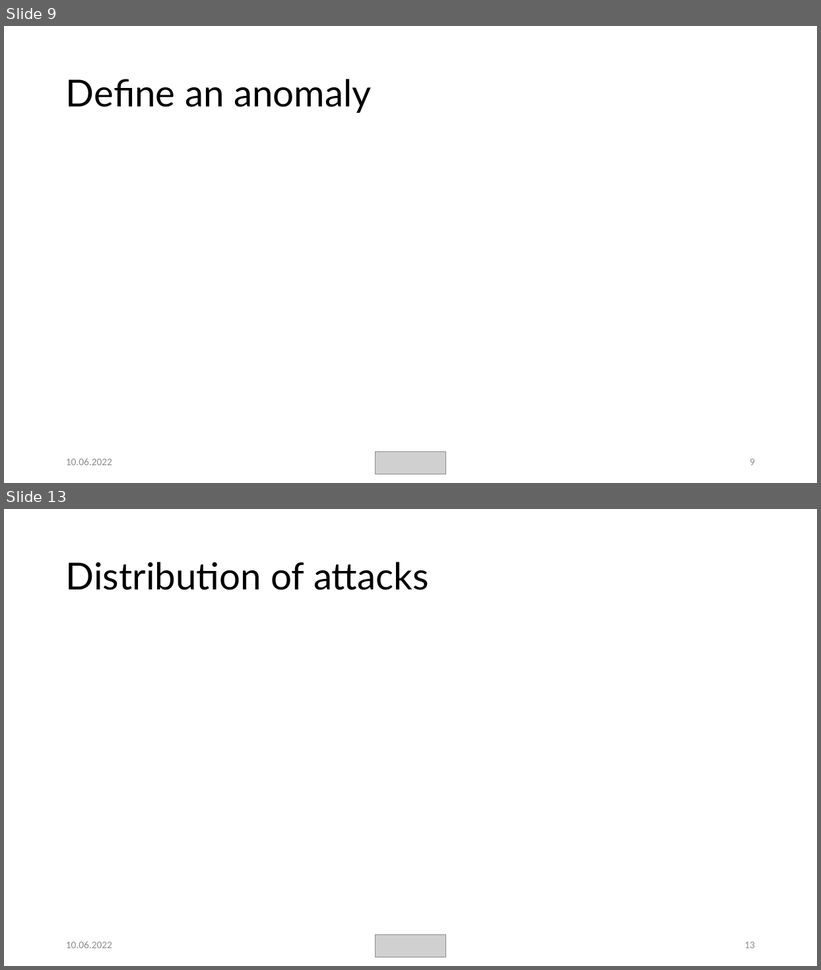
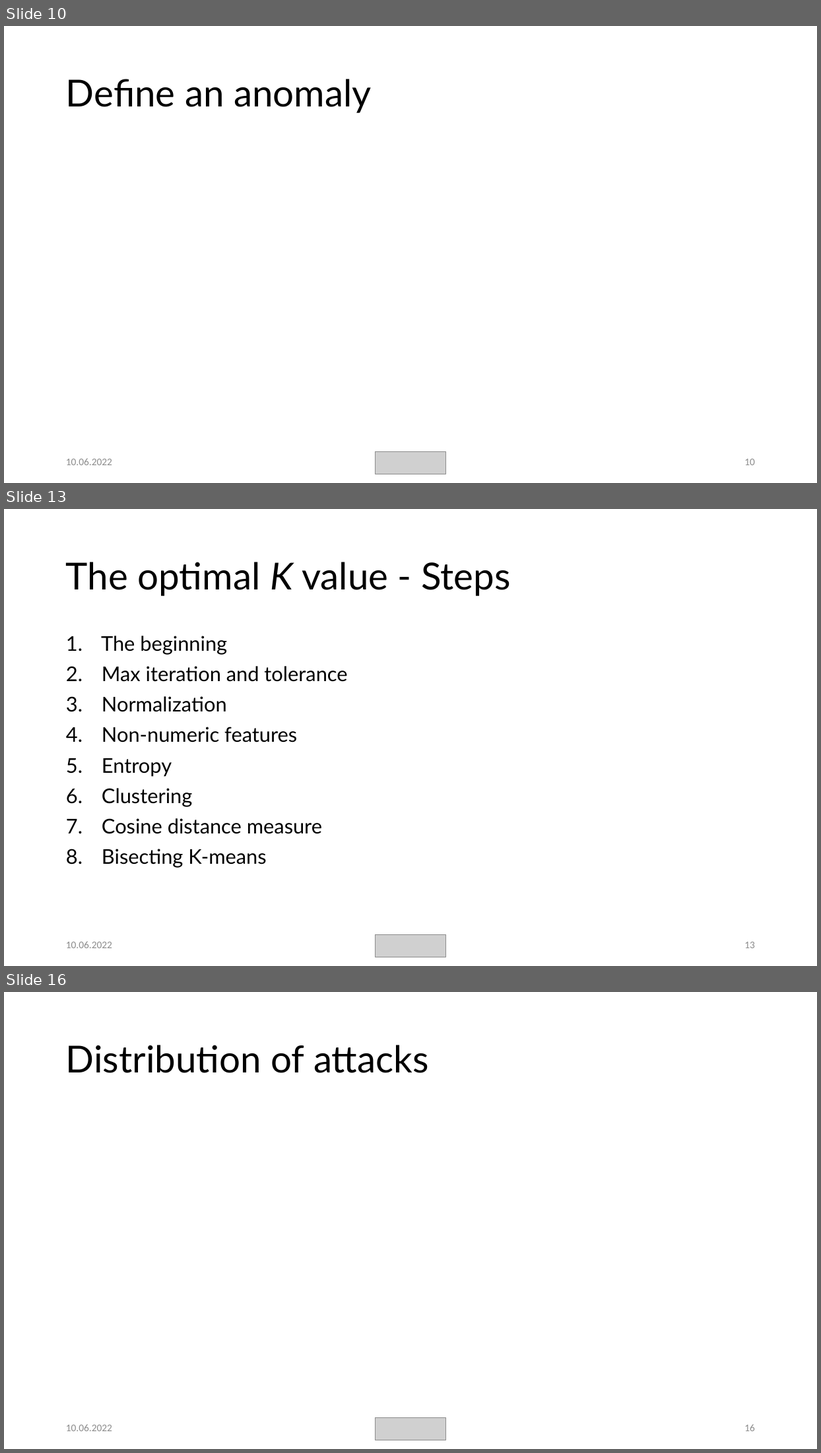
Before and after one commit to weevood/MA-BDA_Project, a slide deck: Documentation/Anomaly-Detection-in-Network-Traffic-with-K-means-Clustering.pptx. Shown one above the other, each under a label of ours: slides 9 and 13 before the commit, slides 10, 13 and 16 after it; the slides between them are not shown. The pictures are 821x970 and 821x1453 pixels, drawn with LibreOffice and Linux fonts; fonts in the diff are those of the drawing; grey boxes stand for pictures. Boxes give left, top, right and bottom in pixels: in the first picture for what was removed or moved away, otherwise in the second. Text is boxed around its words. In the diff, an @@ line names an element or a change of style, - is before the commit and + after.

```diff
--- a/Documentation/Anomaly-Detection-in-Network-Traffic-with-K-means-Clustering.pptx
+++ b/Documentation/Anomaly-Detection-in-Network-Traffic-with-K-means-Clustering.pptx
@@ slide 13 added at [4,509,817,966], background #FFFFFF @@
@@ title added at [66,562,510,596], 44 pt, text #000000 @@
+The optimal K value - Steps
@@ text added at [101,636,347,868], 24 pt, text #000000 @@
+1. The beginning
+2. Max iteration and tolerance
+3. Normalization
+4. Non-numeric features
+5. Entropy
+6. Clustering
+7. Cosine distance measure
+8. Bisecting K-means
@@ text added at [66,941,112,949], 12 pt, text #8C8C8C @@
+10.06.2022
@@ picture added at [375,935,446,957] @@
@@ page number added at [745,942,755,949], 12 pt, text #8C8C8C @@
+13
@@ what was slide 9 is now slide 10 @@
@@ page number at [745,459,755,466]: text changed @@
-9
+10
@@ what was slide 13 is now slide 16 @@
@@ page number at [745,1424,755,1432]: text changed @@
-13
+16
```
Also in this commit, not shown: 6 slides changed, 2 other slides added, 1 other file.
